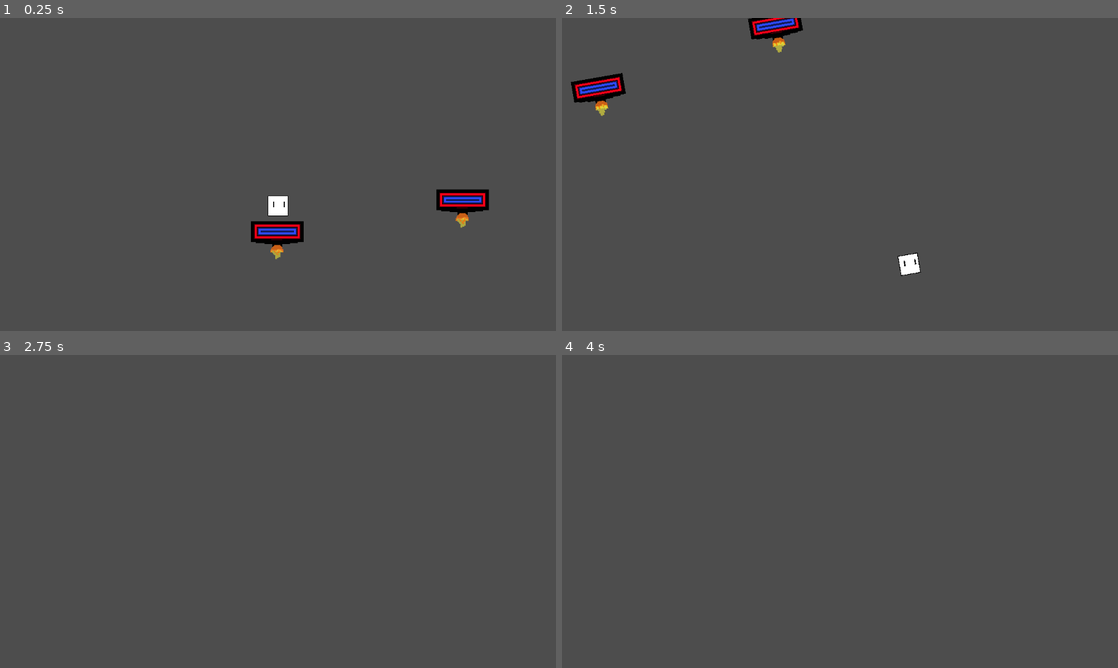
Above: before the commit, frames 1-4 (two rows, left to right).
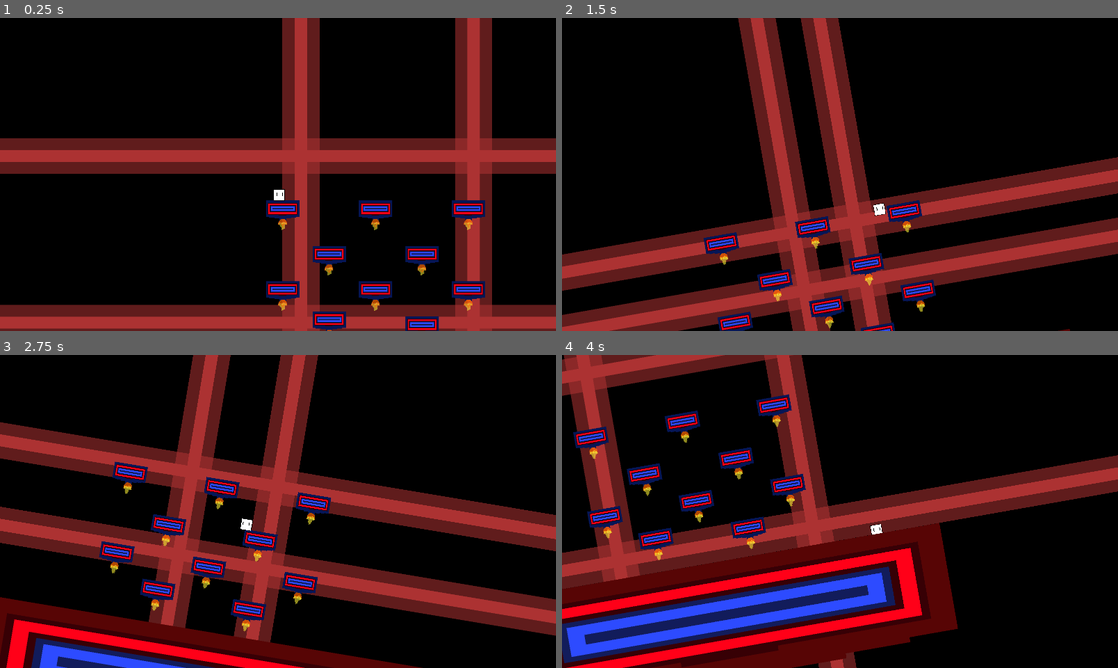
Above: after the commit, the same moments.

Repository: FireEntity1/rythm-2d-platformer
Game: Godot game, scene res://Main.tscn
Two runs of this game, one before a commit and one after it. Both use one fixed random seed, a clock stepped at 60 frames per second and the inputs below.
Inputs:
- Up to frame 1 (0.25 s): no input
- Up to frame 2 (1.5 s): tap Enter (ui_accept) at 0.5, 0.6, 0.77, 1.07, 1.35 s; hold Right (ui_right) from 0.53 s (still down)
- Up to frame 3 (2.75 s): tap Enter (ui_accept) at 1.52, 1.82, 2.1 s; release Right (ui_right) at 2.03 s; hold Left (ui_left) from 2.03 s (still down)
- Up to frame 4 (4 s): release Left (ui_left) at 2.78 s; hold Right (ui_right) from 2.78 s (still down); tap Enter (ui_accept) at 2.85, 3.02, 3.32, 3.6, 3.77 s

The runs differ from the first frame. In frame 1, 100% of the frame differs, in the area x 0-100%, y 0-100%; in frame 2, 100%; in frame 3, 100%; in frame 4, 100%.

Commit message:
More effects + Platforms

Diff:
--- a/Main.tscn
+++ b/Main.tscn
@@ -1,8 +1,398 @@
-[gd_scene load_steps=11 format=3 uid="uid://cos3e41wxorb1"]
-
+[gd_scene load_steps=73 format=3 uid="uid://cos3e41wxorb1"]
+
+[ext_resource type="Texture2D" uid="uid://cu2jiisuwepe" path="res://Background.png" id="1_bvahe"]
 [ext_resource type="Script" path="res://Player.gd" id="1_l7rcq"]
+[ext_resource type="Texture2D" uid="uid://f2seb0rdxcqp" path="res://Screen wave.png" id="2_1ekc5"]
 [ext_resource type="Texture2D" uid="uid://cbedfwitujp4" path="res://Player.png" id="2_dy42p"]
 [ext_resource type="Texture2D" uid="uid://c2vhwlwkf77l5" path="res://Platform.png" id="3_8ncxk"]
+[ext_resource type="PackedScene" uid="uid://drw6nlss8ept" path="res://Platform.tscn" id="3_sr0xw"]
+[ext_resource type="AudioStream" uid="uid://cwe61fm2wo0j5" path="res://Darkside - Nightcore.mp3" id="6_xkahe"]
+
+[sub_resource type="AtlasTexture" id="AtlasTexture_pgqh1"]
+atlas = ExtResource("2_1ekc5")
+region = Rect2(0, 0, 160, 90)
+
+[sub_resource type="AtlasTexture" id="AtlasTexture_7aqk6"]
+atlas = ExtResource("2_1ekc5")
+region = Rect2(160, 0, 160, 90)
+
+[sub_resource type="AtlasTexture" id="AtlasTexture_qi30y"]
+atlas = ExtResource("2_1ekc5")
+region = Rect2(320, 0, 160, 90)
+
+[sub_resource type="AtlasTexture" id="AtlasTexture_lg0so"]
+atlas = ExtResource("2_1ekc5")
+region = Rect2(480, 0, 160, 90)
+
+[sub_resource type="AtlasTexture" id="AtlasTexture_72vsm"]
+atlas = ExtResource("2_1ekc5")
+region = Rect2(640, 0, 160, 90)
+
+[sub_resource type="AtlasTexture" id="AtlasTexture_6qc3i"]
+atlas = ExtResource("2_1ekc5")
+region = Rect2(800, 0, 160, 90)
+
+[sub_resource type="AtlasTexture" id="AtlasTexture_6p1ch"]
+atlas = ExtResource("2_1ekc5")
+region = Rect2(960, 0, 160, 90)
+
+[sub_resource type="AtlasTexture" id="AtlasTexture_vkglo"]
+atlas = ExtResource("2_1ekc5")
+region = Rect2(1120, 0, 160, 90)
+
+[sub_resource type="AtlasTexture" id="AtlasTexture_t5x33"]
+atlas = ExtResource("2_1ekc5")
+region = Rect2(1280, 0, 160, 90)
+
+[sub_resource type="AtlasTexture" id="AtlasTexture_20p5l"]
+atlas = ExtResource("2_1ekc5")
+region = Rect2(1440, 0, 160, 90)
+
+[sub_resource type="AtlasTexture" id="AtlasTexture_n15b1"]
+atlas = ExtResource("2_1ekc5")
+region = Rect2(1600, 0, 160, 90)
+
+[sub_resource type="AtlasTexture" id="AtlasTexture_uudrr"]
+atlas = ExtResource("2_1ekc5")
+region = Rect2(1760, 0, 160, 90)
+
+[sub_resource type="AtlasTexture" id="AtlasTexture_bvp0o"]
+atlas = ExtResource("2_1ekc5")
+region = Rect2(1920, 0, 160, 90)
+
+[sub_resource type="AtlasTexture" id="AtlasTexture_xphlw"]
+atlas = ExtResource("2_1ekc5")
+region = Rect2(2080, 0, 160, 90)
+
+[sub_resource type="AtlasTexture" id="AtlasTexture_4a20h"]
+atlas = ExtResource("2_1ekc5")
+region = Rect2(2240, 0, 160, 90)
+
+[sub_resource type="AtlasTexture" id="AtlasTexture_um3dx"]
+atlas = ExtResource("2_1ekc5")
+region = Rect2(2400, 0, 160, 90)
+
+[sub_resource type="AtlasTexture" id="AtlasTexture_uyocj"]
+atlas = ExtResource("2_1ekc5")
+region = Rect2(2560, 0, 160, 90)
+
+[sub_resource type="AtlasTexture" id="AtlasTexture_vwjoy"]
+atlas = ExtResource("2_1ekc5")
+region = Rect2(2720, 0, 160, 90)
+
+[sub_resource type="AtlasTexture" id="AtlasTexture_64nqa"]
+atlas = ExtResource("2_1ekc5")
+region = Rect2(2880, 0, 160, 90)
+
+[sub_resource type="AtlasTexture" id="AtlasTexture_774jq"]
+atlas = ExtResource("2_1ekc5")
+region = Rect2(3040, 0, 160, 90)
+
+[sub_resource type="AtlasTexture" id="AtlasTexture_rud8h"]
+atlas = ExtResource("2_1ekc5")
+region = Rect2(3200, 0, 160, 90)
+
+[sub_resource type="AtlasTexture" id="AtlasTexture_pn0fm"]
+atlas = ExtResource("2_1ekc5")
+region = Rect2(3360, 0, 160, 90)
+
+[sub_resource type="AtlasTexture" id="AtlasTexture_mmprv"]
+atlas = ExtResource("2_1ekc5")
+region = Rect2(3520, 0, 160, 90)
+
+[sub_resource type="AtlasTexture" id="AtlasTexture_csjxk"]
+atlas = ExtResource("2_1ekc5")
+region = Rect2(3680, 0, 160, 90)
+
+[sub_resource type="AtlasTexture" id="AtlasTexture_ycurj"]
+atlas = ExtResource("2_1ekc5")
+region = Rect2(3840, 0, 160, 90)
+
+[sub_resource type="AtlasTexture" id="AtlasTexture_2sfd1"]
+atlas = ExtResource("2_1ekc5")
+region = Rect2(4000, 0, 160, 90)
+
+[sub_resource type="AtlasTexture" id="AtlasTexture_u86gl"]
+atlas = ExtResource("2_1ekc5")
+region = Rect2(4160, 0, 160, 90)
+
+[sub_resource type="AtlasTexture" id="AtlasTexture_luc7l"]
+atlas = ExtResource("2_1ekc5")
+region = Rect2(4320, 0, 160, 90)
+
+[sub_resource type="AtlasTexture" id="AtlasTexture_0yvuh"]
+atlas = ExtResource("2_1ekc5")
+region = Rect2(4480, 0, 160, 90)
+
+[sub_resource type="AtlasTexture" id="AtlasTexture_h3b5f"]
+atlas = ExtResource("2_1ekc5")
+region = Rect2(4640, 0, 160, 90)
+
+[sub_resource type="AtlasTexture" id="AtlasTexture_jupmj"]
+atlas = ExtResource("2_1ekc5")
+region = Rect2(4800, 0, 160, 90)
+
+[sub_resource type="AtlasTexture" id="AtlasTexture_8wual"]
+atlas = ExtResource("2_1ekc5")
+region = Rect2(4960, 0, 160, 90)
+
+[sub_resource type="AtlasTexture" id="AtlasTexture_o1jul"]
+atlas = ExtResource("2_1ekc5")
+region = Rect2(5120, 0, 160, 90)
+
+[sub_resource type="AtlasTexture" id="AtlasTexture_88ojb"]
+atlas = ExtResource("2_1ekc5")
+region = Rect2(5280, 0, 160, 90)
+
+[sub_resource type="AtlasTexture" id="AtlasTexture_gu7q7"]
+atlas = ExtResource("2_1ekc5")
+region = Rect2(5440, 0, 160, 90)
+
+[sub_resource type="AtlasTexture" id="AtlasTexture_ik1nb"]
+atlas = ExtResource("2_1ekc5")
+region = Rect2(5600, 0, 160, 90)
+
+[sub_resource type="AtlasTexture" id="AtlasTexture_gbusu"]
+atlas = ExtResource("2_1ekc5")
+region = Rect2(5760, 0, 160, 90)
+
+[sub_resource type="AtlasTexture" id="AtlasTexture_ejlr8"]
+atlas = ExtResource("2_1ekc5")
+region = Rect2(5920, 0, 160, 90)
+
+[sub_resource type="AtlasTexture" id="AtlasTexture_4wl38"]
+atlas = ExtResource("2_1ekc5")
+region = Rect2(6080, 0, 160, 90)
+
+[sub_resource type="AtlasTexture" id="AtlasTexture_udo1f"]
+atlas = ExtResource("2_1ekc5")
+region = Rect2(6240, 0, 160, 90)
+
+[sub_resource type="AtlasTexture" id="AtlasTexture_qj5yb"]
+atlas = ExtResource("2_1ekc5")
+region = Rect2(6400, 0, 160, 90)
+
+[sub_resource type="AtlasTexture" id="AtlasTexture_01ep0"]
+atlas = ExtResource("2_1ekc5")
+region = Rect2(6560, 0, 160, 90)
+
+[sub_resource type="AtlasTexture" id="AtlasTexture_bpxjc"]
+atlas = ExtResource("2_1ekc5")
+region = Rect2(6720, 0, 160, 90)
+
+[sub_resource type="AtlasTexture" id="AtlasTexture_5ai1q"]
+atlas = ExtResource("2_1ekc5")
+region = Rect2(6880, 0, 160, 90)
+
+[sub_resource type="AtlasTexture" id="AtlasTexture_ror0w"]
+atlas = ExtResource("2_1ekc5")
+region = Rect2(7040, 0, 160, 90)
+
+[sub_resource type="AtlasTexture" id="AtlasTexture_7qjna"]
+atlas = ExtResource("2_1ekc5")
+region = Rect2(7200, 0, 160, 90)
+
+[sub_resource type="AtlasTexture" id="AtlasTexture_wv1au"]
+atlas = ExtResource("2_1ekc5")
+region = Rect2(7360, 0, 160, 90)
+
+[sub_resource type="AtlasTexture" id="AtlasTexture_1lumh"]
+atlas = ExtResource("2_1ekc5")
+region = Rect2(7520, 0, 160, 90)
+
+[sub_resource type="AtlasTexture" id="AtlasTexture_kn0yg"]
+atlas = ExtResource("2_1ekc5")
+region = Rect2(7680, 0, 160, 90)
+
+[sub_resource type="AtlasTexture" id="AtlasTexture_8k8r7"]
+atlas = ExtResource("2_1ekc5")
+region = Rect2(7840, 0, 160, 90)
+
+[sub_resource type="AtlasTexture" id="AtlasTexture_eve43"]
+atlas = ExtResource("2_1ekc5")
+region = Rect2(8000, 0, 160, 90)
+
+[sub_resource type="AtlasTexture" id="AtlasTexture_uokps"]
+atlas = ExtResource("2_1ekc5")
+region = Rect2(8160, 0, 160, 90)
+
+[sub_resource type="AtlasTexture" id="AtlasTexture_sj8ox"]
+atlas = ExtResource("2_1ekc5")
+region = Rect2(8320, 0, 160, 90)
+
+[sub_resource type="SpriteFrames" id="SpriteFrames_q0nkj"]
+animations = [{
+"frames": [{
+"duration": 1.0,
+"texture": SubResource("AtlasTexture_pgqh1")
+}, {
+"duration": 1.0,
+"texture": SubResource("AtlasTexture_7aqk6")
+}, {
+"duration": 1.0,
+"texture": SubResource("AtlasTexture_qi30y")
+}, {
+"duration": 1.0,
+"texture": SubResource("AtlasTexture_lg0so")
+}, {
+"duration": 1.0,
+"texture": SubResource("AtlasTexture_72vsm")
+}, {
+"duration": 1.0,
+"texture": SubResource("AtlasTexture_6qc3i")
+}, {
+"duration": 1.0,
+"texture": SubResource("AtlasTexture_6p1ch")
+}, {
+"duration": 1.0,
+"texture": SubResource("AtlasTexture_vkglo")
+}, {
+"duration": 1.0,
+"texture": SubResource("AtlasTexture_t5x33")
+}, {
+"duration": 1.0,
+"texture": SubResource("AtlasTexture_20p5l")
+}, {
+"duration": 1.0,
+"texture": SubResource("AtlasTexture_n15b1")
+}, {
+"duration": 1.0,
+"texture": SubResource("AtlasTexture_uudrr")
+}, {
+"duration": 1.0,
+"texture": SubResource("AtlasTexture_bvp0o")
+}, {
+"duration": 1.0,
+"texture": SubResource("AtlasTexture_xphlw")
+}, {
+"duration": 1.0,
+"texture": SubResource("AtlasTexture_4a20h")
+}, {
+"duration": 1.0,
+"texture": SubResource("AtlasTexture_um3dx")
+}, {
+"duration": 1.0,
+"texture": SubResource("AtlasTexture_uyocj")
+}, {
+"duration": 1.0,
+"texture": SubResource("AtlasTexture_vwjoy")
+}, {
+"duration": 1.0,
+"texture": SubResource("AtlasTexture_64nqa")
+}, {
+"duration": 1.0,
+"texture": SubResource("AtlasTexture_774jq")
+}, {
+"duration": 1.0,
+"texture": SubResource("AtlasTexture_rud8h")
+}, {
+"duration": 1.0,
+"texture": SubResource("AtlasTexture_pn0fm")
+}, {
+"duration": 1.0,
+"texture": SubResource("AtlasTexture_mmprv")
+}, {
+"duration": 1.0,
+"texture": SubResource("AtlasTexture_csjxk")
+}, {
+"duration": 1.0,
+"texture": SubResource("AtlasTexture_ycurj")
+}, {
+"duration": 1.0,
+"texture": SubResource("AtlasTexture_2sfd1")
+}, {
+"duration": 1.0,
+"texture": SubResource("AtlasTexture_u86gl")
+}, {
+"duration": 1.0,
+"texture": SubResource("AtlasTexture_luc7l")
+}, {
+"duration": 1.0,
+"texture": SubResource("AtlasTexture_0yvuh")
+}, {
+"duration": 1.0,
+"texture": SubResource("AtlasTexture_h3b5f")
+}, {
+"duration": 1.0,
+"texture": SubResource("AtlasTexture_jupmj")
+}, {
+"duration": 1.0,
+"texture": SubResource("AtlasTexture_8wual")
+}, {
+"duration": 1.0,
+"texture": SubResource("AtlasTexture_o1jul")
+}, {
+"duration": 1.0,
+"texture": SubResource("AtlasTexture_88ojb")
+}, {
+"duration": 1.0,
+"texture": SubResource("AtlasTexture_gu7q7")
+}, {
+"duration": 1.0,
+"texture": SubResource("AtlasTexture_ik1nb")
+}, {
+"duration": 1.0,
+"texture": SubResource("AtlasTexture_gbusu")
+}, {
+"duration": 1.0,
+"texture": SubResource("AtlasTexture_ejlr8")
+}, {
+"duration": 1.0,
+"texture": SubResource("AtlasTexture_4wl38")
+}, {
+"duration": 1.0,
+"texture": SubResource("AtlasTexture_udo1f")
+}, {
+"duration": 1.0,
+"texture": SubResource("AtlasTexture_qj5yb")
+}, {
+"duration": 1.0,
+"texture": SubResource("AtlasTexture_01ep0")
+}, {
+"duration": 1.0,
+"texture": SubResource("AtlasTexture_bpxjc")
+}, {
+"duration": 1.0,
+"texture": SubResource("AtlasTexture_5ai1q")
+}, {
+"duration": 1.0,
+"texture": SubResource("AtlasTexture_ror0w")
+}, {
+"duration": 1.0,
+"texture": SubResource("AtlasTexture_7qjna")
+}, {
+"duration": 1.0,
+"texture": SubResource("AtlasTexture_wv1au")
+}, {
+"duration": 1.0,
+"texture": SubResource("AtlasTexture_1lumh")
+}, {
+"duration": 1.0,
+"texture": SubResource("AtlasTexture_kn0yg")
+}, {
+"duration": 1.0,
+"texture": SubResource("AtlasTexture_8k8r7")
+}, {
+"duration": 1.0,
+"texture": SubResource("AtlasTexture_eve43")
+}, {
+"duration": 1.0,
+"texture": SubResource("AtlasTexture_uokps")
+}, {
+"duration": 1.0,
+"texture": SubResource("AtlasTexture_sj8ox")
+}],
+"loop": true,
+"name": &"default",
+"speed": 45.05
+}]
+
+[sub_resource type="TileSetScenesCollectionSource" id="TileSetScenesCollectionSource_vlop4"]
+resource_name = "<null>"
+scenes/1/scene = ExtResource("3_sr0xw")
+
+[sub_resource type="TileSet" id="TileSet_ajxld"]
+sources/0 = SubResource("TileSetScenesCollectionSource_vlop4")
 
 [sub_resource type="RectangleShape2D" id="RectangleShape2D_k1bd4"]
 size = Vector2(126, 127)
@@ -22,6 +412,14 @@
 [sub_resource type="AtlasTexture" id="AtlasTexture_el3uj"]
 atlas = ExtResource("3_8ncxk")
 region = Rect2(0, 0, 64, 64)
+
+[sub_resource type="AtlasTexture" id="AtlasTexture_sexcp"]
+atlas = ExtResource("3_8ncxk")
+region = Rect2(0, 0, 64, 64)
+
+[sub_resource type="AtlasTexture" id="AtlasTexture_4e2t4"]
+atlas = ExtResource("3_8ncxk")
+region = Rect2(64, 0, 64, 64)
 
 [sub_resource type="SpriteFrames" id="SpriteFrames_3j444"]
 animations = [{
@@ -41,6 +439,17 @@
 "loop": true,
 "name": &"default",
 "speed": 5.0
+}, {
+"frames": [{
+"duration": 1.0,
+"texture": SubResource("AtlasTexture_sexcp")
+}, {
+"duration": 1.0,
+"texture": SubResource("AtlasTexture_4e2t4")
+}],
+"loop": true,
+"name": &"no move",
+"speed": 1.7
 }]
 
 [sub_resource type="RectangleShape2D" id="RectangleShape2D_drtfg"]
@@ -49,67 +458,91 @@
 [node name="Node2D" type="Node2D"]
 scale = Vector2(0.508741, 0.508741)
 
+[node name="BG" type="Sprite2D" parent="."]
+position = Vector2(1236.39, 711.561)
+scale = Vector2(63.3665, -65.5558)
+texture = ExtResource("1_bvahe")
+
+[node name="AnimatedSprite2D" type="AnimatedSprite2D" parent="."]
+position = Vector2(1271.77, 960.215)
+scale = Vector2(41.8521, 73.5804)
+sprite_frames = SubResource("SpriteFrames_q0nkj")
+autoplay = "default"
+frame = 10
+frame_progress = 0.38682
+
+[node name="AnimatedSprite2D2" type="AnimatedSprite2D" parent="."]
+position = Vector2(1271.77, 960.215)
+scale = Vector2(-41.852, -73.58)
+sprite_frames = SubResource("SpriteFrames_q0nkj")
+autoplay = "default"
+frame = 10
+frame_progress = 0.38682
+
+[node name="AnimatedSprite2D3" type="AnimatedSprite2D" parent="."]
+position = Vector2(1271.77, 867.547)
+rotation = 1.5708
+scale = Vector2(-40.3627, -73.58)
+sprite_frames = SubResource("SpriteFrames_q0nkj")
+autoplay = "default"
+frame = 10
+frame_progress = 0.38682
+
+[node name="AnimatedSprite2D4" type="AnimatedSprite2D" parent="."]
+position = Vector2(1271.77, 867.547)
+rotation = 4.71239
+scale = Vector2(-40.3627, -73.58)
+sprite_frames = SubResource("SpriteFrames_q0nkj")
+autoplay = "default"
+frame = 10
+frame_progress = 0.38682
+
+[node name="TileMap" type="TileMap" parent="."]
+position = Vector2(536.619, 442.269)
+scale = Vector2(3.93968, 2.13656)
+tile_set = SubResource("TileSet_ajxld")
+format = 2
+layer_0/tile_data = PackedInt32Array(393216, 0, 65536, 393226, 0, 65536, 393236, 0, 65536, 983045, 0, 65536, 983055, 0, 65536, 1441812, 0, 65536, 1441802, 0, 65536, 1441792, 0, 65536, 1835013, 0, 65536, 1900559, 0, 65536)
+
 [node name="Player" type="CharacterBody2D" parent="."]
 position = Vector2(547, 513)
-scale = Vector2(0.623119, 0.623119)
+scale = Vector2(1.01454, 1.01454)
 script = ExtResource("1_l7rcq")
 
 [node name="PlayerSprite" type="Sprite2D" parent="Player"]
 position = Vector2(-8.21732, -8.33808)
-scale = Vector2(4.11644, 4.11644)
+scale = Vector2(2.34205, 2.34205)
 texture = ExtResource("2_dy42p")
 
 [node name="PlayerCollision" type="CollisionShape2D" parent="Player"]
 position = Vector2(-8.21732, -6.83808)
+scale = Vector2(0.561996, 0.561996)
 shape = SubResource("RectangleShape2D_k1bd4")
 
 [node name="PlayerCam" type="Camera2D" parent="Player"]
-position = Vector2(-8.21732, -112.338)
+position = Vector2(-16.6592, -113.512)
 scale = Vector2(6.25846, 2.59118)
 ignore_rotation = false
 position_smoothing_enabled = true
 rotation_smoothing_enabled = true
 
 [node name="Platform" type="StaticBody2D" parent="."]
+position = Vector2(-6494.47, -4119.98)
+scale = Vector2(14.3889, 8.56419)
 
 [node name="PlatformSprite" type="AnimatedSprite2D" parent="Platform"]
 position = Vector2(537, 730)
 scale = Vector2(3.86902, 3.86902)
 sprite_frames = SubResource("SpriteFrames_3j444")
-autoplay = "default"
-frame = 1
-frame_progress = 0.719253
+animation = &"no move"
+autoplay = "no move"
 
 [node name="PlatformCollision" type="CollisionShape2D" parent="Platform"]
 position = Vector2(539, 717)
 shape = SubResource("RectangleShape2D_drtfg")
 
-[node name="Platform2" type="StaticBody2D" parent="."]
-position = Vector2(755, -129)
-
-[node name="PlatformSprite" type="AnimatedSprite2D" parent="Platform2"]
-position = Vector2(537, 730)
-scale = Vector2(3.86902, 3.86902)
-sprite_frames = SubResource("SpriteFrames_3j444")
-autoplay = "default"
-frame = 1
-frame_progress = 0.719253
-
-[node name="PlatformCollision" type="CollisionShape2D" parent="Platform2"]
-position = Vector2(539, 717)
-shape = SubResource("RectangleShape2D_drtfg")
-
-[node name="Platform3" type="StaticBody2D" parent="."]
-position = Vector2(1525.34, -255.533)
-
-[node name="PlatformSprite" type="AnimatedSprite2D" parent="Platform3"]
-position = Vector2(537, 730)
-scale = Vector2(3.86902, 3.86902)
-sprite_frames = SubResource("SpriteFrames_3j444")
-autoplay = "default"
-frame = 1
-frame_progress = 0.719253
-
-[node name="PlatformCollision" type="CollisionShape2D" parent="Platform3"]
-position = Vector2(539, 717)
-shape = SubResource("RectangleShape2D_drtfg")
+[node name="AudioStreamPlayer2D" type="AudioStreamPlayer2D" parent="."]
+position = Vector2(1236.39, 711.561)
+scale = Vector2(63.3665, -65.5558)
+stream = ExtResource("6_xkahe")
+autoplay = true
--- /dev/null
+++ b/Platform.tscn
@@ -0,0 +1,59 @@
+[gd_scene load_steps=8 format=3 uid="uid://drw6nlss8ept"]
+
+[ext_resource type="Texture2D" uid="uid://c2vhwlwkf77l5" path="res://Platform.png" id="1_ymu3e"]
+
+[sub_resource type="AtlasTexture" id="AtlasTexture_ggb8l"]
+atlas = ExtResource("1_ymu3e")
+region = Rect2(64, 0, 64, 64)
+
+[sub_resource type="AtlasTexture" id="AtlasTexture_0od1t"]
+atlas = ExtResource("1_ymu3e")
+region = Rect2(128, 0, 64, 64)
+
+[sub_resource type="AtlasTexture" id="AtlasTexture_ie17n"]
+atlas = ExtResource("1_ymu3e")
+region = Rect2(192, 0, 64, 64)
+
+[sub_resource type="AtlasTexture" id="AtlasTexture_el3uj"]
+atlas = ExtResource("1_ymu3e")
+region = Rect2(0, 0, 64, 64)
+
+[sub_resource type="SpriteFrames" id="SpriteFrames_ek46k"]
+animations = [{
+"frames": [{
+"duration": 1.0,
+"texture": SubResource("AtlasTexture_ggb8l")
+}, {
+"duration": 1.0,
+"texture": SubResource("AtlasTexture_0od1t")
+}, {
+"duration": 1.0,
+"texture": SubResource("AtlasTexture_ie17n")
+}, {
+"duration": 1.0,
+"texture": SubResource("AtlasTexture_el3uj")
+}],
+"loop": true,
+"name": &"default",
+"speed": 3.4
+}]
+
+[sub_resource type="RectangleShape2D" id="RectangleShape2D_6c8bh"]
+size = Vector2(182.814, 88.2285)
+
+[node name="Node2D" type="Node2D"]
+
+[node name="Platform" type="StaticBody2D" parent="."]
+position = Vector2(-173, -440)
+scale = Vector2(0.32805, 0.608672)
+
+[node name="PlatformSprite" type="AnimatedSprite2D" parent="Platform"]
+position = Vector2(521.262, 734.386)
+scale = Vector2(3.19137, 3.84408)
+sprite_frames = SubResource("SpriteFrames_ek46k")
+autoplay = "default"
+
+[node name="PlatformCollision" type="CollisionShape2D" parent="Platform"]
+position = Vector2(522.786, 718.811)
+scale = Vector2(0.95044, 0.950441)
+shape = SubResource("RectangleShape2D_6c8bh")
--- a/Player.gd
+++ b/Player.gd
@@ -11,7 +11,7 @@
 		velocity.y += gravity * delta
 
 	# Handle jump.
-	if Input.is_action_just_pressed("ui_up") and is_on_floor():
+	if Input.is_action_just_pressed("ui_accept") and is_on_floor():
 		velocity.y = JUMP_VELOCITY
 
 	var direction = Input.get_axis("ui_left", "ui_right")
@@ -29,4 +29,9 @@
 	else:
 		$PlayerCam.rotation_degrees = 0
 
+	if Input.is_action_just_pressed("ui_down"):
+		gravity = ProjectSettings.get_setting("physics/2d/default_gravity") * 10
+	if is_on_floor():
+		gravity = ProjectSettings.get_setting("physics/2d/default_gravity")
+
 	move_and_slide()
--- a/project.godot
+++ b/project.godot
@@ -17,6 +17,8 @@
 
 [display]
 
+window/size/viewport_width=1920
+window/size/viewport_height=1080
 window/stretch/mode="viewport"
 
 [physics]
Binary file added: Background.png
Not shown, added: Background.png.import
Not shown, added: Darkside - Nightcore.mp3.import
Binary file changed: Platform.png
Binary file added: Screen wave.png
Not shown, added: Screen wave.png.import
Binary file added: background.aseprite
Binary file added: glow.png
Not shown, added: glow.png.import
Not shown, added: Darkside - Nightcore.mp3
